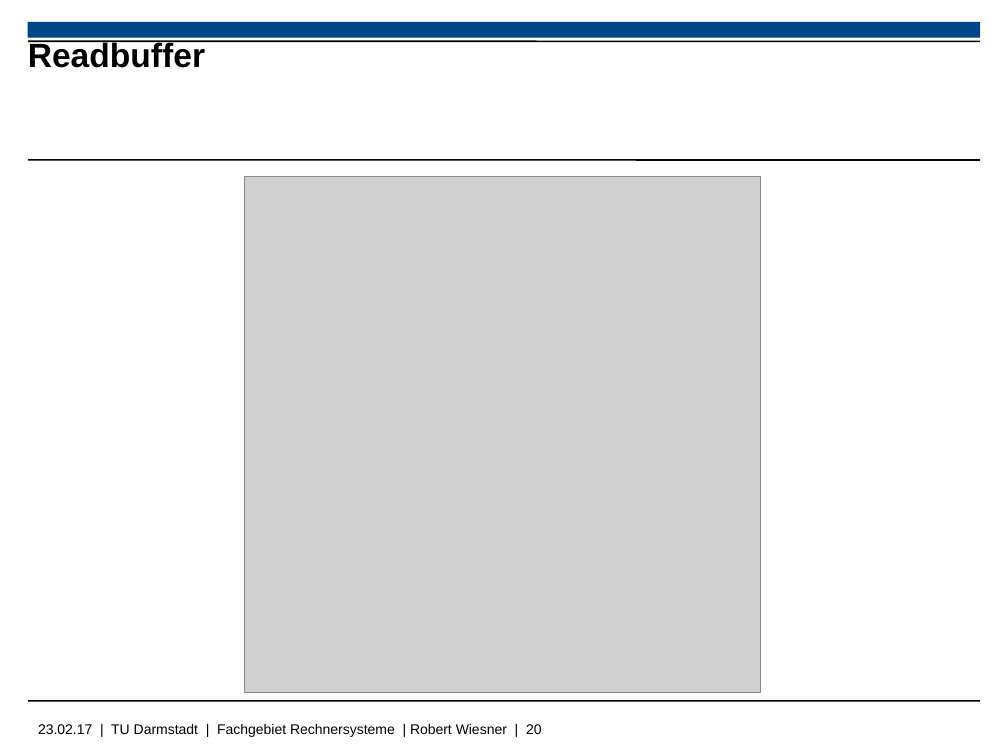
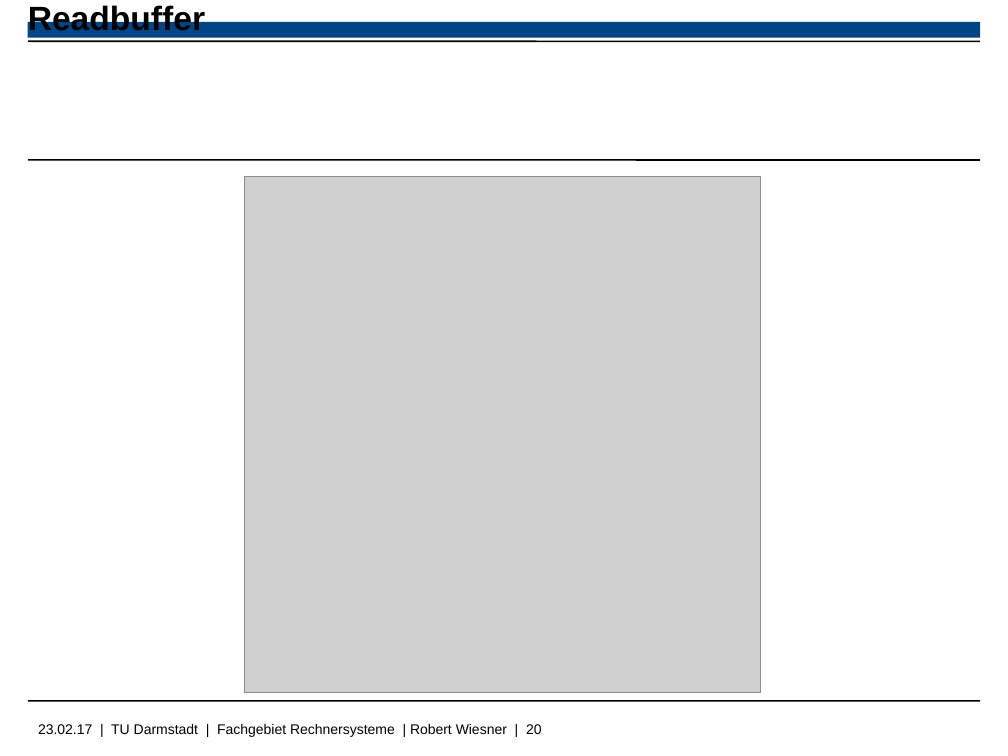
Before and after one commit to Wiero/PS_RS_REPORT, a slide deck: slide 20 of PräsentationSaF_Wiesner.odp. Drawn at 1008x756 pixels with LibreOffice and Linux fonts; fonts in the diff are those of the drawing; grey boxes stand for pictures; background and template pictures are left out. Boxes give left, top, right and bottom in pixels: in the first picture for what was removed or moved away, otherwise in the second. Text is boxed around its words. In the diff, an @@ line names an element or a change of style, - is before the commit and + after.

```diff
--- a/PräsentationSaF_Wiesner.odp
+++ b/PräsentationSaF_Wiesner.odp
@@ title "Readbuffer": place and size @@
-title "Readbuffer" at <box>28,40,205,68</box>
+title "Readbuffer" at <box>28,3,205,31</box>
```
Also in this commit, not shown: 11 other slides changed, 16 other files.
